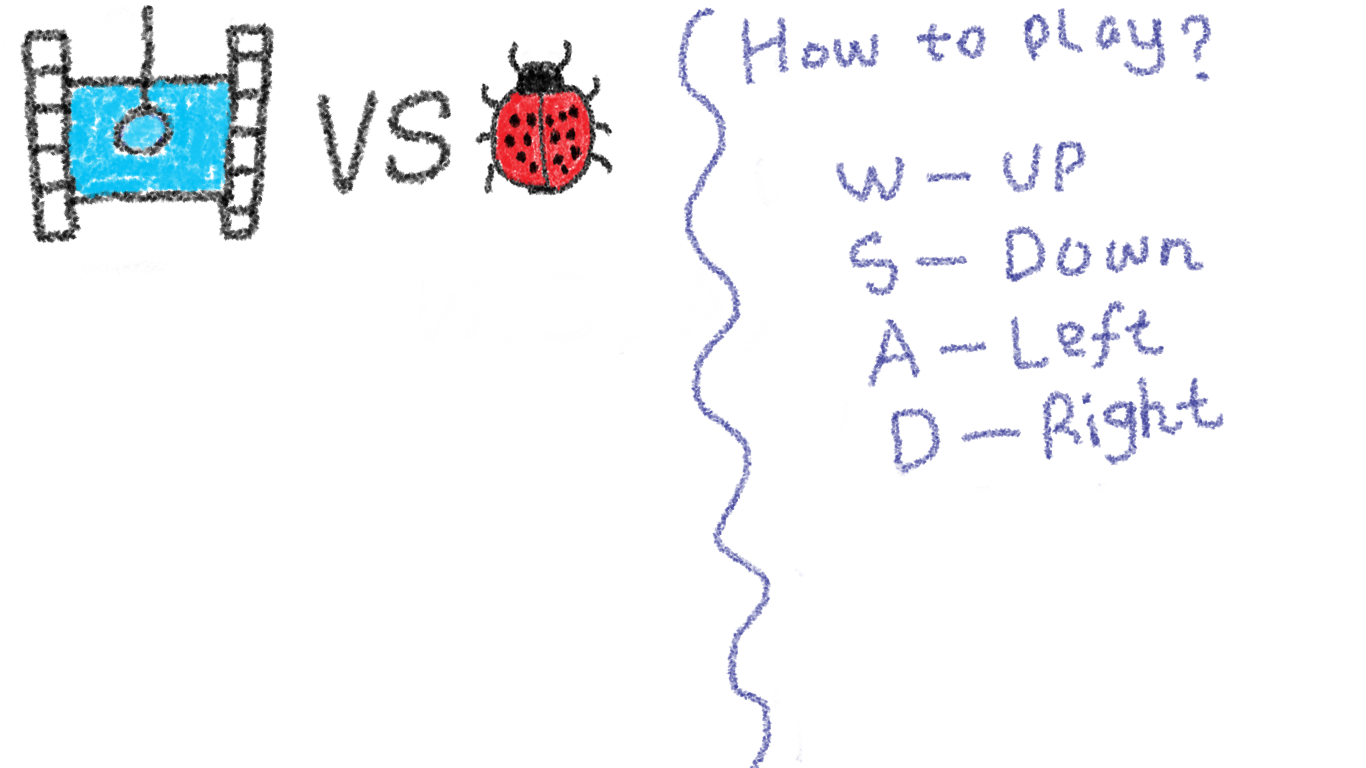
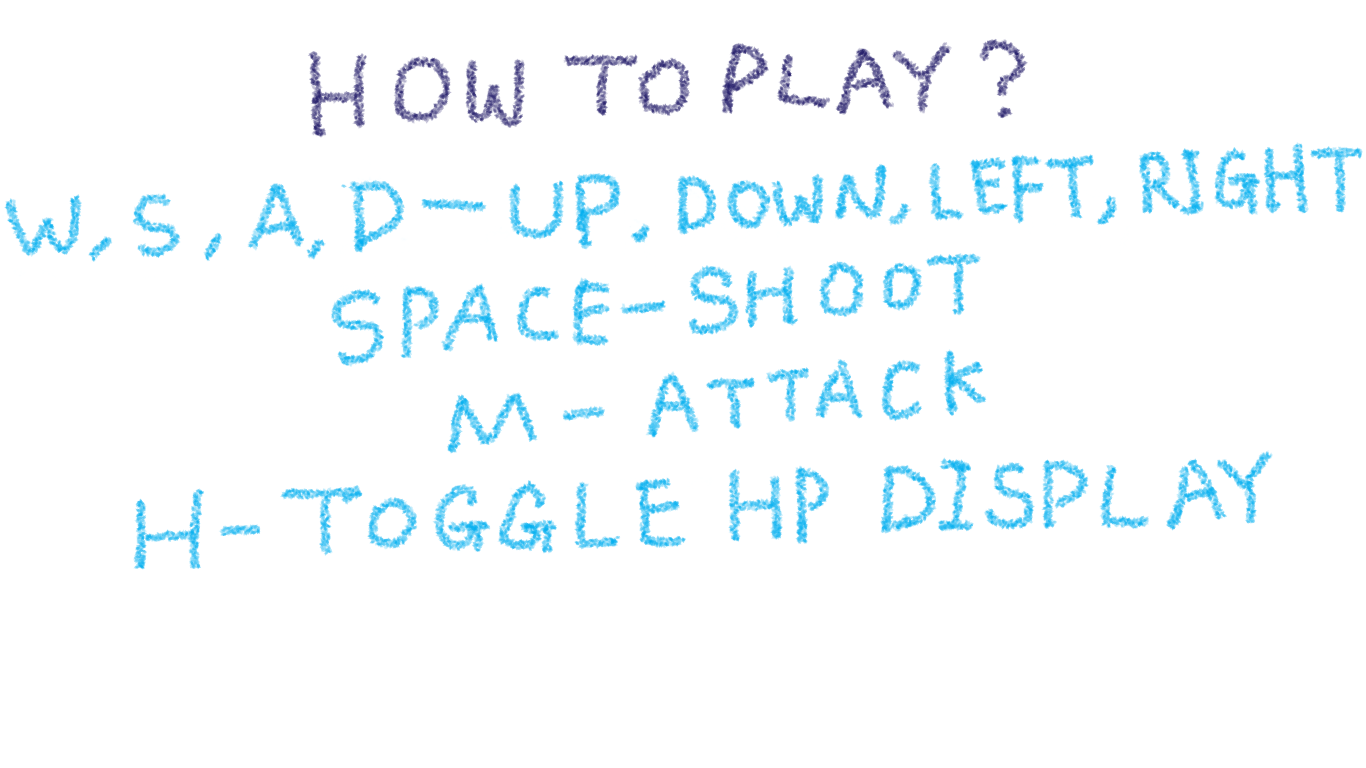
Before/after of a (1366, 768) layered artwork. What changed in the layer stack:
added layer "Layer 9" above "Layer 8" over [left=133, top=450, right=1273, bottom=570]
added layer "Layer 8" above "Layer 7" over [left=2, top=142, right=1363, bottom=554]
added layer "Layer 7" above "Layer 5" over [left=307, top=38, right=1028, bottom=321]
hid "Layer 5" over [left=677, top=7, right=1313, bottom=768]
hid "Layer 3" over [left=2, top=4, right=768, bottom=355]
hid "Layer 2" over [left=316, top=89, right=452, bottom=196]
hid "Layer 1" over [left=131, top=4, right=613, bottom=196]
